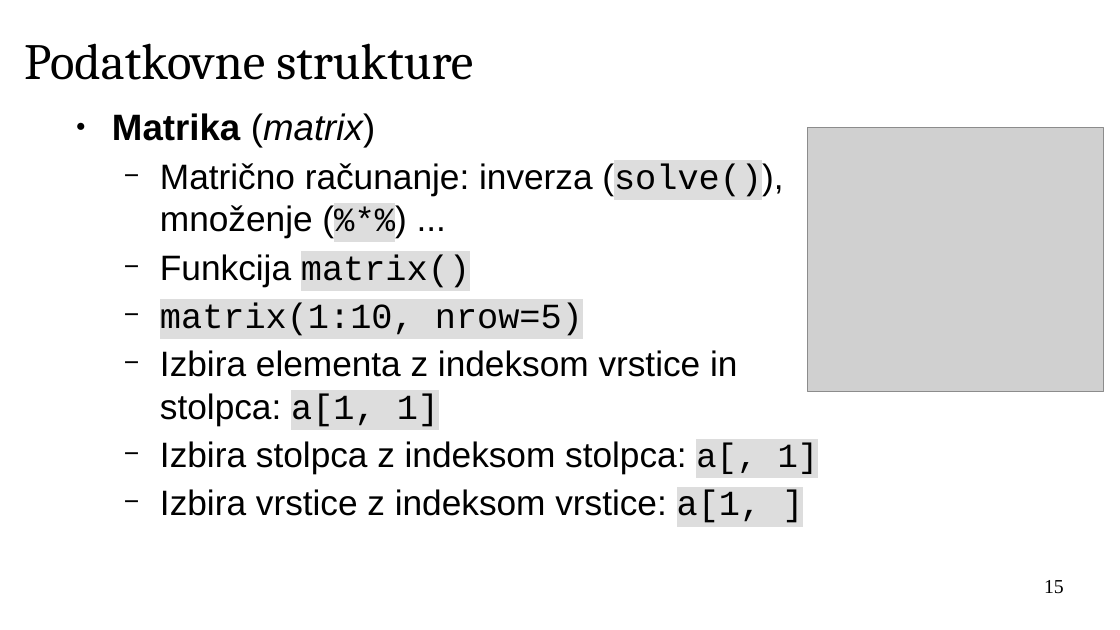
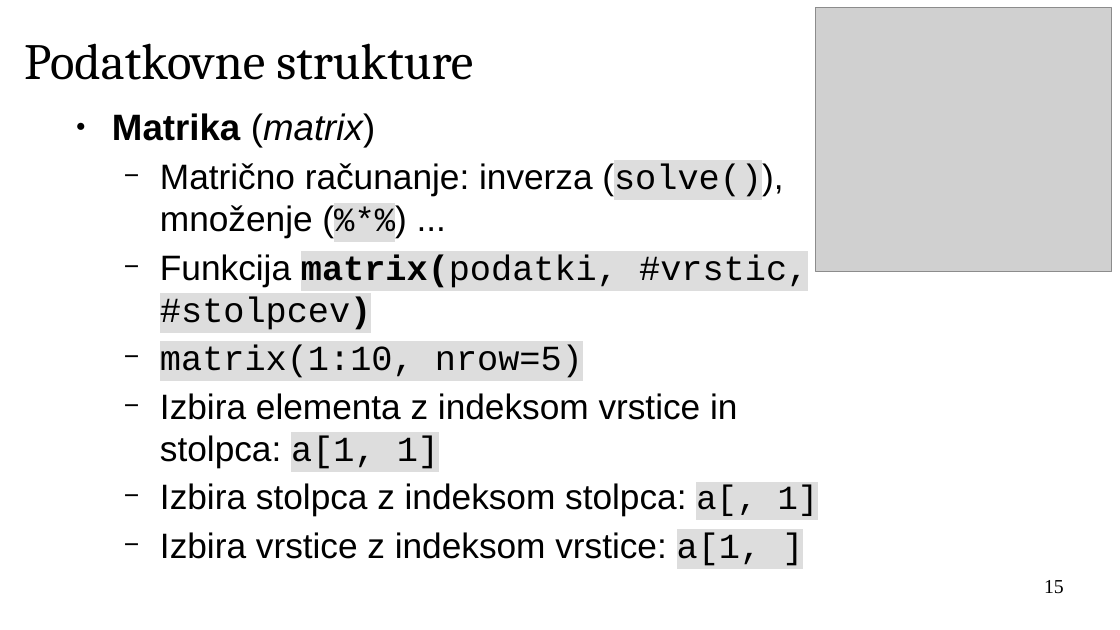
Before and after one commit to janaobsteter/R_tecaj, a slide deck: slide 15 of IT_Rtecaj.odp. Drawn at 1120x630 pixels with LibreOffice and Linux fonts; fonts in the diff are those of the drawing; grey boxes stand for pictures; background and template pictures are left out. Boxes give left, top, right and bottom in pixels: in the first picture for what was removed or moved away, otherwise in the second. Text is boxed around its words. In the diff, an @@ line names an element or a change of style, - is before the commit and + after.

```diff
--- a/IT_Rtecaj.odp
+++ b/IT_Rtecaj.odp
@@ picture: place and size @@
-picture at <box>808,128,1104,392</box>
+picture at <box>816,8,1112,272</box>
@@ text at <box>160,254,808,330</box>: text changed; font Arial to Courier New @@
-  − Funkcija matrix()
+  − Funkcija matrix(podatki, #vrstic, #stolpcev)
```
Also in this commit, not shown: 10 other slides changed, 17 slides added, 1 other file.
